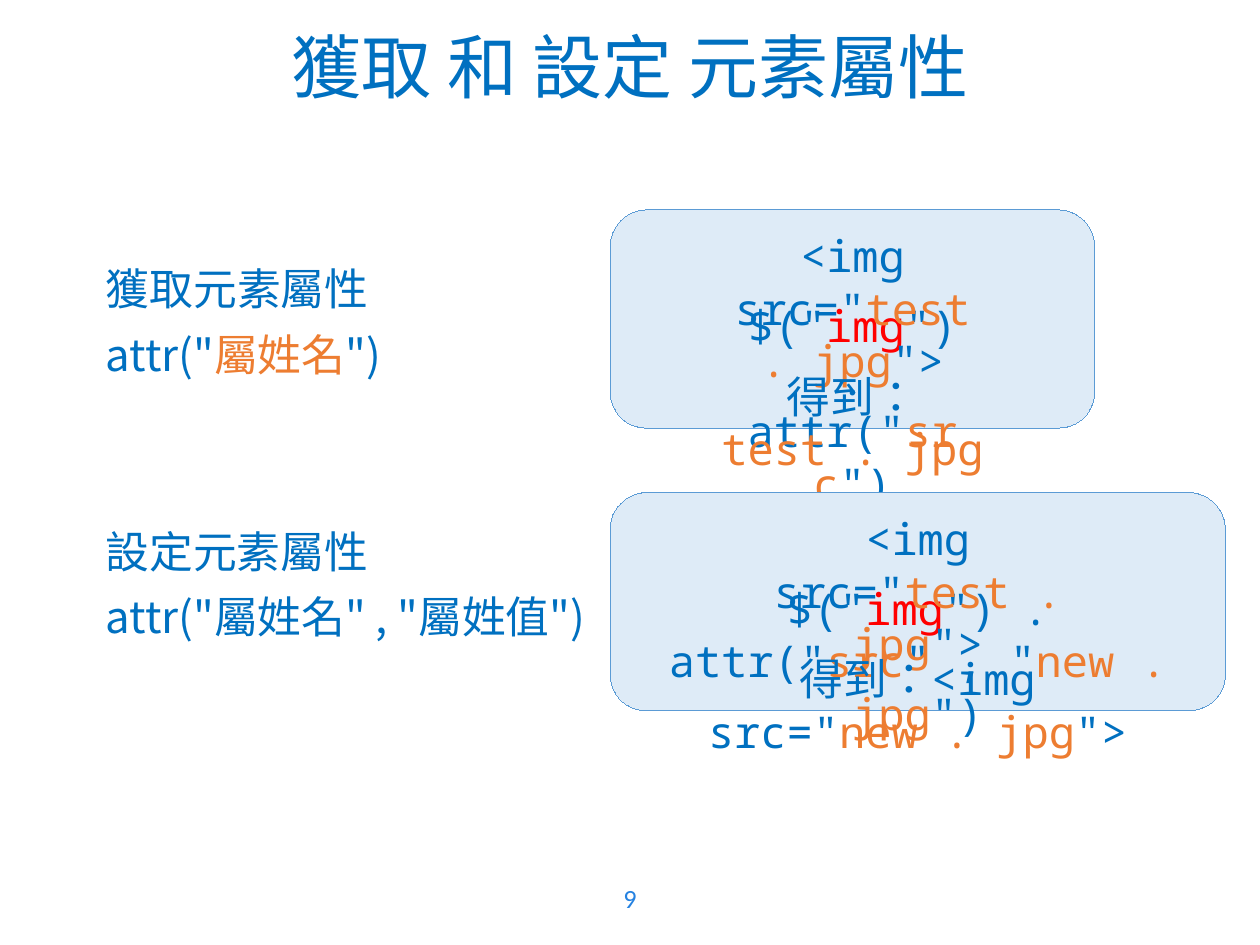
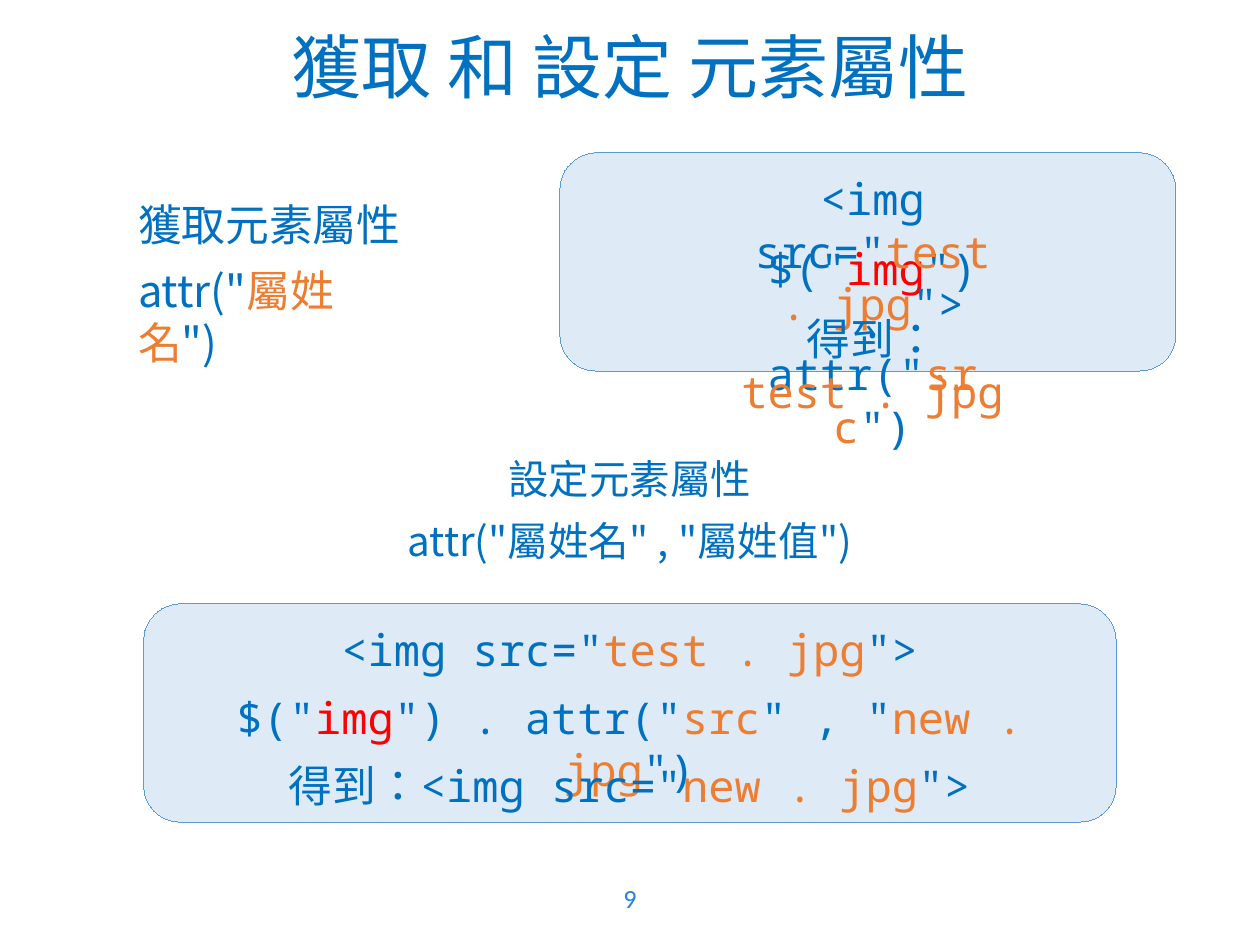
Before and after one commit to WaRTanKE7/WebClubData, a slide deck: slide 9 of 教學簡報/JavaScript - 4.pptx. Drawn at 1260x945 pixels with LibreOffice and Linux fonts; fonts in the diff are those of the drawing; background and template pictures are left out. Boxes give left, top, right and bottom in pixels: in the first picture for what was removed or moved away, otherwise in the second. Text is boxed around its words. In the diff, an @@ line names an element or a change of style, - is before the commit and + after.

```diff
--- a/教學簡報/JavaScript - 4.pptx
+++ b/教學簡報/JavaScript - 4.pptx
@@ rounded rectangle: place and size @@
-rounded rectangle at (610,210,1095,428)
+rounded rectangle at (559,152,1176,370)
@@ text "獲取元素屬性": place and size @@
-text "獲取元素屬性" at (106,268,585,642)
+text "獲取元素屬性" at (138,204,400,368)
@@ 3 texts: place and size @@
-3 texts at (669,238,984,689)
+3 texts at (741,181,1004,420)
@@ text added at (407,460,852,564), 23.1 pt, text #0070C0 @@
+設定元素屬性
+attr("屬姓名" , "屬姓值")
@@ text at (106,531,585,642): paragraphs removed @@
-設定元素屬性
-attr("屬姓名" , "屬姓值")
@@ rounded rectangle: place and size @@
-rounded rectangle at (610,493,1225,711)
+rounded rectangle at (144,604,1116,822)
@@ text "<img src="test . jpg">" rewrapped from (774,522,1010,742) to (341,633,918,677) @@
@@ text "$("img") . attr("src" , "new ..." rewrapped from (787,585,997,672) to (237,700,971,798) @@
@@ text "得到：<img src="new . jpg">" rewrapped from (708,651,1127,759) to (289,761,970,813) @@
```
Also in this commit, not shown: 3 other slides changed, 11 other files.
